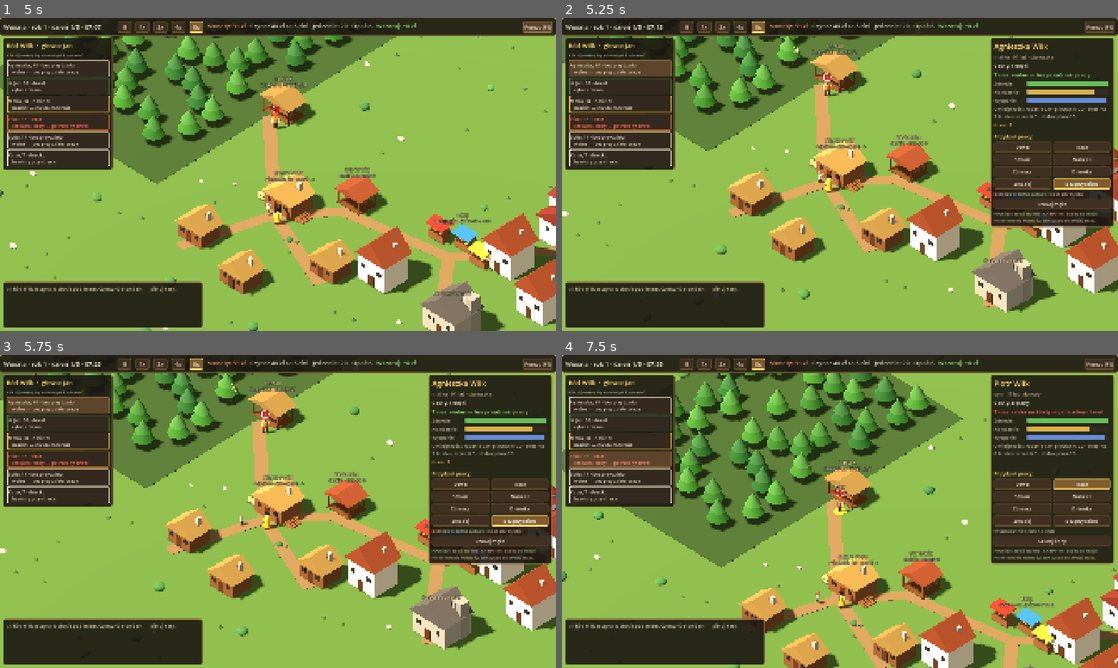
Above: before the commit, frames 1-4 (two rows, left to right).
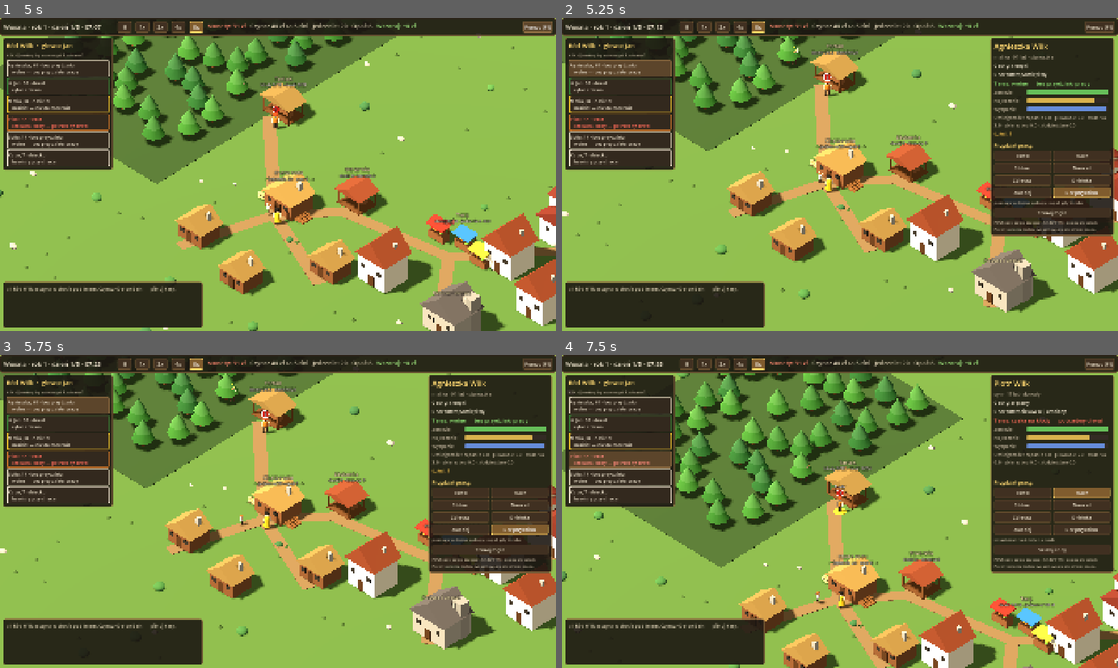
Above: after the commit, the same moments.

Repository: dwdzdc/dynastia
Game: Godot game, scene res://game/main.tscn
Two runs of this game, one before a commit and one after it. Both use one fixed random seed, a clock stepped at 60 frames per second and the inputs below.
Inputs:
- Up to frame 1 (5 s): click "II" at 0.5 s; click "1x" at 1.25 s; click "2x" at 2 s; click "4x" at 2.75 s; click "8x" at 3.5 s; click "Pomoc (F1)" at 4.25 s
- Up to frame 2 (5.25 s): click "Agnieszka, 61 · bez przydział…" at 5 s
- Up to frame 3 (5.75 s): no input
- Up to frame 4 (7.5 s): click "♛ Jan, 38 · drwal rąbie drzewo" at 5.75 s; click "Maria, 34 · nosiciel nosiciel…" at 6.5 s; click "Piotr, 17 · tracz czeka na kł…" at 7.25 s

Frame 1 is identical in both runs. In frame 2, 4.5% of the frame differs, in the area x 77-100%, y 17-70%; in frame 3, 4.5%; in frame 4, 4.5%.

Commit message:
0.2: cechy (traits) i charakter (character) jako osobne listy
Dziedziczenie wspolne z konfiguracji people.json (pula, szanse, sprzeczne pary);
kandydat na malzonka z danych balance.family.spouse_candidate; charakter w panelu osoby.

Co-Authored-By: Claude Opus 5.5 <noreply@anthropic.com>

Diff:
--- a/data/balance.json
+++ b/data/balance.json
@@ -258,7 +258,17 @@
     },
     "conceive_per_day": 0.23,
     "pregnancy_days": 3.0,
-    "start_age_jitter_days": 0.8
+    "start_age_jitter_days": 0.8,
+    "spouse_candidate": {
+      "trait_chance": 0.6,
+      "character_chance": 0.7,
+      "wedding_cost": 15.0,
+      "skill_max": {
+        "craft": 3.0,
+        "chop": 2.5,
+        "saw": 2.0
+      }
+    }
   },
   "crime": {
     "steal_seconds": 50.0,
--- a/data/people.json
+++ b/data/people.json
@@ -6,24 +6,32 @@
   },
   "surnames": ["Nowak", "Kowal", "Bednarz", "Sowa", "Kmieć", "Wrona", "Mazur", "Baran", "Sikora", "Kos", "Duda", "Gil"],
   "traits": {
-    "silny": { "label": "silny", "work": { "chop": 1.25, "carry": 1.15 }, "health_regen": 1.1 },
-    "zreczny": { "label": "zręczny", "work": { "craft": 1.2, "saw": 1.15 }, "quality": 0.12, "accident": 0.7 },
-    "pracowity": { "label": "pracowity", "work": { "all": 1.12 } },
-    "leniwy": { "label": "leniwy", "work": { "all": 0.85 } },
-    "chorowity": { "label": "chorowity", "sick": 2.0, "health_regen": 0.7 },
-    "krzepki": { "label": "krzepki", "sick": 0.5, "health_regen": 1.3 },
-    "nieostrozny": { "label": "nieostrożny", "accident": 2.0, "work": { "all": 1.05 } },
-    "kulawy": { "label": "kulawy (uraz)", "speed": 0.7, "work": { "chop": 0.7, "carry": 0.7 } }
+    "silny": {"label": "silny", "work": {"chop": 1.25, "carry": 1.15}, "health_regen": 1.1},
+    "zreczny": {"label": "zręczny", "work": {"craft": 1.2, "saw": 1.15}, "quality": 0.12, "accident": 0.7},
+    "pracowity": {"label": "pracowity", "work": {"all": 1.12}},
+    "leniwy": {"label": "leniwy", "work": {"all": 0.85}},
+    "chorowity": {"label": "chorowity", "sick": 2.0, "health_regen": 0.7},
+    "krzepki": {"label": "krzepki", "sick": 0.5, "health_regen": 1.3},
+    "nieostrozny": {"label": "nieostrożny", "accident": 2.0, "work": {"all": 1.05}},
+    "kulawy": {"label": "kulawy (uraz)", "speed": 0.7, "work": {"chop": 0.7, "carry": 0.7}}
   },
-  "inheritable_traits": ["silny", "zreczny", "pracowity", "leniwy", "chorowity", "krzepki", "nieostrozny"],
-  "trait_inherit_chance": 0.35,
-  "trait_random_chance": 0.2,
+  "character": {
+    "lojalny": {"label": "lojalny"},
+    "porywczy": {"label": "porywczy"},
+    "pamietliwy": {"label": "pamiętliwy"},
+    "ambitny": {"label": "ambitny"},
+    "ciekawski": {"label": "ciekawski"}
+  },
+  "inheritance": {
+    "traits": {"pool": ["silny", "zreczny", "pracowity", "leniwy", "chorowity", "krzepki", "nieostrozny"], "inherit_chance": 0.35, "random_chance": 0.2, "conflicts": [["pracowity", "leniwy"], ["krzepki", "chorowity"]]},
+    "character": {"pool": ["lojalny", "porywczy", "pamietliwy", "ambitny", "ciekawski"], "inherit_chance": 0.3, "random_chance": 0.5, "conflicts": []}
+  },
   "start_family": [
-    { "key": "gran", "name": "Agnieszka", "sex": "f", "age_days": 60.5, "traits": ["krzepki"], "job": "none", "skills": { "craft": 3.0 } },
-    { "key": "father", "name": "Jan", "sex": "m", "age_days": 38.6, "traits": ["silny"], "job": "woodcutter", "mother": "gran", "root": true, "skills": { "chop": 4.0, "saw": 2.0 } },
-    { "key": "mother", "name": "Maria", "sex": "f", "age_days": 34.5, "traits": ["pracowity"], "job": "carrier", "spouse": "father", "attached": true, "surname": "Kmieć", "skills": { "craft": 1.0 } },
-    { "key": "son", "name": "Piotr", "sex": "m", "age_days": 17.0, "traits": ["zreczny"], "job": "sawyer", "mother": "mother", "father": "father", "skills": { "saw": 2.0, "chop": 1.0 } },
-    { "key": "daughter", "name": "Zofia", "sex": "f", "age_days": 14.0, "traits": [], "job": "none", "mother": "mother", "father": "father", "skills": {} },
-    { "key": "kid", "name": "Kuba", "sex": "m", "age_days": 7.0, "traits": ["nieostrozny"], "job": "none", "mother": "mother", "father": "father", "skills": {} }
+    {"key": "gran", "name": "Agnieszka", "sex": "f", "age_days": 60.5, "traits": ["krzepki"], "character": ["pamietliwy"], "job": "none", "skills": {"craft": 3.0}},
+    {"key": "father", "name": "Jan", "sex": "m", "age_days": 38.6, "traits": ["silny"], "character": ["lojalny"], "job": "woodcutter", "mother": "gran", "root": true, "skills": {"chop": 4.0, "saw": 2.0}},
+    {"key": "mother", "name": "Maria", "sex": "f", "age_days": 34.5, "traits": ["pracowity"], "character": ["ambitny"], "job": "carrier", "spouse": "father", "attached": true, "surname": "Kmieć", "skills": {"craft": 1.0}},
+    {"key": "son", "name": "Piotr", "sex": "m", "age_days": 17.0, "traits": ["zreczny"], "character": ["ciekawski", "ambitny"], "job": "sawyer", "mother": "mother", "father": "father", "skills": {"saw": 2.0, "chop": 1.0}},
+    {"key": "daughter", "name": "Zofia", "sex": "f", "age_days": 14.0, "traits": [], "character": ["porywczy"], "job": "none", "mother": "mother", "father": "father", "skills": {}},
+    {"key": "kid", "name": "Kuba", "sex": "m", "age_days": 7.0, "traits": ["nieostrozny"], "character": ["ciekawski"], "job": "none", "mother": "mother", "father": "father", "skills": {}}
   ]
 }
--- a/sim/family.gd
+++ b/sim/family.gd
@@ -44,6 +44,7 @@
 		p.surname = String(spec.get("surname", dynasty)) if spec.get("attached", false) else dynasty
 		p.birth_day = now - float(spec["age_days"]) - w.rng.next_float(0.0, float(_fam["start_age_jitter_days"]))
 		p.traits = (spec.get("traits", []) as Array).duplicate()
+		p.character = (spec.get("character", []) as Array).duplicate()
 		p.attached = bool(spec.get("attached", false))
 		p.blood = not p.attached
 		by_key[String(spec["key"])] = p
@@ -154,6 +155,10 @@
 	return String(_people["traits"].get(t, {}).get("label", t))
 
 
+func character_label(c: String) -> String:
+	return String(_people["character"].get(c, {}).get("label", c))
+
+
 func relation_to_root(p: SimPerson) -> String:
 	var r := root()
 	if r == null:
@@ -300,7 +305,8 @@
 	child.mother_id = mother.id
 	child.father_id = father.id if father != null else -1
 	child.blood = mother.blood or (father != null and father.blood)
-	child.traits = _inherit_traits(mother, father)
+	child.traits = _inherit("traits", mother.traits, father.traits if father else [])
+	child.character = _inherit("character", mother.character, father.character if father else [])
 	persons[child.id] = child
 	mother.children.append(child.id)
 	if father != null:
@@ -332,24 +338,22 @@
 		w.kill(ma, "zmarła w połogu")
 
 
-func _inherit_traits(m: SimPerson, f: SimPerson) -> Array:
+# Dziedziczenie listy (cechy albo charakter) według people.json → inheritance[kind].
+# Sprzeczne pary [zostaje, odpada] rozstrzyga kolejność w danych.
+func _inherit(kind: String, from_mother: Array, from_father: Array) -> Array:
+	var cfg: Dictionary = _people["inheritance"][kind]
+	var pool: Array = cfg["pool"]
 	var out: Array = []
-	var pool: Array = _people["inheritable_traits"]
-	for parent in [m, f]:
-		if parent == null:
-			continue
-		for t in parent.traits:
-			if t in pool and not t in out and w.rng.chance(float(_people["trait_inherit_chance"])):
-				out.append(t)
-	if w.rng.chance(float(_people["trait_random_chance"])):
+	for t in from_mother + from_father:
+		if t in pool and not t in out and w.rng.chance(float(cfg["inherit_chance"])):
+			out.append(t)
+	if w.rng.chance(float(cfg["random_chance"])):
 		var t: String = w.rng.choice(pool)
 		if not t in out:
 			out.append(t)
-	# sprzeczne cechy
-	if "pracowity" in out and "leniwy" in out:
-		out.erase("leniwy")
-	if "chorowity" in out and "krzepki" in out:
-		out.erase("chorowity")
+	for pair: Array in cfg["conflicts"]:
+		if pair[0] in out and pair[1] in out:
+			out.erase(pair[1])
 	return out
 
 
@@ -384,10 +388,13 @@
 	var traits_txt := "brak szczególnych cech"
 	if not (cand["traits"] as Array).is_empty():
 		traits_txt = ", ".join((cand["traits"] as Array).map(func(t): return trait_label(t)))
+	var char_txt := "nic szczególnego"
+	if not (cand["character"] as Array).is_empty():
+		char_txt = ", ".join((cand["character"] as Array).map(func(c): return character_label(c)))
 	var who := "Panna" if cand["sex"] == "f" else "Kawaler"
 	w.events.ask("marriage", "Propozycja ślubu",
-		"%s %s %s (lat %d) z chaty sąsiadów chce poślubić %s.\nCechy: %s.\nWesele kosztuje %d zł (brakująca kwota pójdzie w dług)." % [
-			who, cand["name"], cand["surname"], int(years_label(float(cand["age_days"]))), p.name, traits_txt, int(cand["cost"])],
+		"%s %s %s (lat %d) z chaty sąsiadów chce poślubić %s.\nCechy: %s.\nCharakter: %s.\nWesele kosztuje %d zł (brakująca kwota pójdzie w dług)." % [
+			who, cand["name"], cand["surname"], int(years_label(float(cand["age_days"]))), p.name, traits_txt, char_txt, int(cand["cost"])],
 		[{ "label": "Zgoda na ślub", "value": "yes" }, { "label": "Odmowa", "value": "no" }],
 		{ "person": p.id, "cand": cand })
 
@@ -399,17 +406,25 @@
 	var spread := float(_fam["spouse_age_spread_days"])
 	var age_days := clampf(days_lived(p) + rng.next_float(-spread, spread * 0.5),
 		life_day(_fam["marry_from"]), life_day(_fam["spouse_oldest"]))
+	var cc: Dictionary = _fam["spouse_candidate"]
 	var traits: Array = []
-	if rng.chance(0.6):
-		traits.append(rng.choice(_people["inheritable_traits"]))
+	if rng.chance(float(cc["trait_chance"])):
+		traits.append(rng.choice(_people["inheritance"]["traits"]["pool"]))
+	var character: Array = []
+	if rng.chance(float(cc["character_chance"])):
+		character.append(rng.choice(_people["inheritance"]["character"]["pool"]))
+	var skills := {}
+	for k in cc["skill_max"]:
+		skills[k] = rng.next_float(0.0, float(cc["skill_max"][k]))
 	return {
 		"name": String(rng.choice(_people["names"][sex])),
 		"surname": String(rng.choice(_people["surnames"])),
 		"sex": sex,
 		"age_days": age_days,
 		"traits": traits,
-		"cost": 15,
-		"skills": { "craft": rng.next_float(0.0, 3.0), "chop": rng.next_float(0.0, 2.5), "saw": rng.next_float(0.0, 2.0) },
+		"character": character,
+		"cost": float(cc["wedding_cost"]),
+		"skills": skills,
 	}
 
 
@@ -429,6 +444,7 @@
 	s.sex = String(cand["sex"])
 	s.birth_day = w.clock.now() - float(cand["age_days"])
 	s.traits = (cand["traits"] as Array).duplicate()
+	s.character = (cand["character"] as Array).duplicate()
 	s.attached = true
 	s.spouse_id = p.id
 	p.spouse_id = s.id
--- a/sim/person.gd
+++ b/sim/person.gd
@@ -1,5 +1,5 @@
 # SimPerson — warstwa tożsamości nad ciałem (SimAgent): imię, płeć, wiek, krew,
-# drzewo genealogiczne, traity. Fakty drzewa (rodzice, małżeństwo) nie są kasowane —
+# drzewo genealogiczne, cechy i charakter. Fakty drzewa (rodzice, małżeństwo) nie są kasowane —
 # śmierć ustawia tylko death_day (intro §4.2).
 class_name SimPerson
 extends RefCounted
@@ -17,7 +17,8 @@
 var spouse_id: int = -1
 var blood: bool = false         # krew rodu (linia, którą czyta sukcesja i game over)
 var attached: bool = false      # wżeniony małżonek
-var traits: Array = []
+var traits: Array = []          # cechy ciała i talentu (silny, chorowity…), z wpływem na ciało
+var character: Array = []       # charakter (lojalny, porywczy…), wpływa na więzi i wolę
 var agent_id: int = -1
 var seeking_spouse: bool = false
 var pregnant_left: float = -1.0 # doby do porodu; <0 = nie w ciąży
--- a/tests/run_tests.gd
+++ b/tests/run_tests.gd
@@ -46,6 +46,7 @@
 	_test_world_start_family()
 	_test_life_stages_in_days()
 	_test_pregnancy_lasts_data_days()
+	_test_traits_and_character_split()
 	_test_world_deterministic()
 	_test_world_30_days_autonomous()
 	_test_economy_chain_produces_income()
@@ -263,6 +264,32 @@
 	f.new_day()
 	check("no birth before pregnancy_days", before_term)
 	check("birth exactly after pregnancy_days", f.persons.size() == n0 + 1)
+
+
+func _test_traits_and_character_split() -> void:
+	var w = _new_world()
+	var f = w.family
+	var people: Dictionary = w.people
+	var root = f.root()
+	check("start traits and character loaded separately", root.traits == ["silny"] and root.character == ["lojalny"])
+	var ok := true
+	for p in f.living():
+		for c in p.character:
+			if not people["character"].has(c) or people["traits"].has(c):
+				ok = false
+		for t in p.traits:
+			if not people["traits"].has(t):
+				ok = false
+	check("character keys never mix with traits", ok)
+	# Dziedziczenie: przy pewnej szansie dziecko bierze charakter rodziców, a sprzeczności odpadają.
+	people["inheritance"]["character"]["inherit_chance"] = 1.0
+	people["inheritance"]["character"]["random_chance"] = 0.0
+	people["inheritance"]["traits"]["inherit_chance"] = 1.0
+	people["inheritance"]["traits"]["random_chance"] = 0.0
+	var kid: Array = f._inherit("character", ["lojalny"], ["porywczy"])
+	check("character inherited from both parents", kid.has("lojalny") and kid.has("porywczy"))
+	var tr: Array = f._inherit("traits", ["pracowity"], ["leniwy", "kulawy"])
+	check("trait conflicts resolved from data, injuries not inherited", tr == ["pracowity"])
 
 
 func _state_sig(w) -> String:
--- a/ui/hud.gd
+++ b/ui/hud.gd
@@ -329,6 +329,10 @@
 		if p.traits.is_empty():
 			return "Cechy: brak szczególnych"
 		return "Cechy: " + ", ".join(p.traits.map(func(t): return fam.trait_label(t))), 17)
+	_dyn(func():
+		if p.character.is_empty():
+			return "Charakter: nic szczególnego"
+		return "Charakter: " + ", ".join(p.character.map(func(c): return fam.character_label(c))), 17)
 	var now := _dyn(func(): return "Teraz: " + (a.idle_reason if a.status == "active" else "w areszcie — " + a.idle_reason), 19)
 	_info_updaters.append(func(): now.add_theme_color_override("font_color", BAD if a.alert or a.status == "jailed" else GOOD))
 	_bar("Zdrowie", func(): return a.health, Color(0.4, 0.75, 0.35))
Not shown, changed: GLOSSARY.md
Not shown, changed: progress.md
